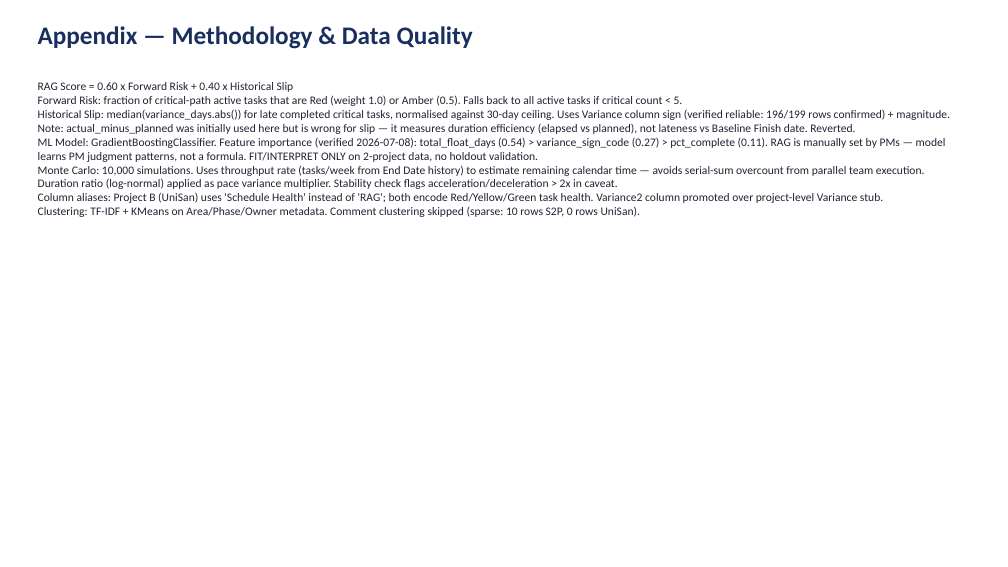
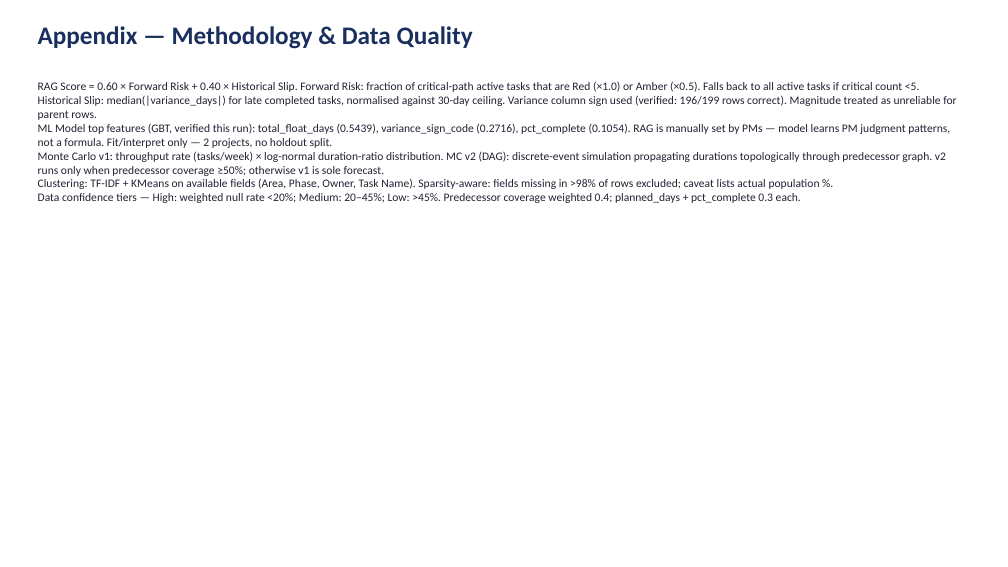
Before and after one commit to Trafalgar-2006/zycus, a slide deck: slide 6 of outputs/monthly/Executive_Report_2026-07.pptx. Drawn at 1008x567 pixels with LibreOffice and Linux fonts; fonts in the diff are those of the drawing. Boxes give left, top, right and bottom in pixels: in the first picture for what was removed or moved away, otherwise in the second. Text is boxed around its words. In the diff, an @@ line names an element or a change of style, - is before the commit and + after.

```diff
--- a/outputs/monthly/Executive_Report_2026-07.pptx
+++ b/outputs/monthly/Executive_Report_2026-07.pptx
@@ text at [38, 81, 956, 203]: text changed @@
-RAG Score = 0.60 x Forward Risk + 0.40 x Historical Slip
-Forward Risk: fraction of critical-path active tasks that are Red (weight 1.0) or Amber (0.5). Falls back to all active tasks if critical count < 5.
-Historical Slip: median(variance_days.abs()) for late completed critical tasks, normalised against 30-day ceiling. Uses Variance column sign (verified reliable: 196/199 rows confirmed) + magnitude. Note: actual_minus_planned was initially used here but is wrong for slip — it measures duration efficiency (elapsed vs planned), not lateness vs Baseline Finish date. Reverted.
-ML Model: GradientBoostingClassifier. Feature importance (verified 2026-07-08): total_float_days (0.54) > variance_sign_code (0.27) > pct_complete (0.11). RAG is manually set by PMs — model learns PM judgment patterns, not a formula. FIT/INTERPRET ONLY on 2-project data, no holdout validation.
-Monte Carlo: 10,000 simulations. Uses throughput rate (tasks/week from End Date history) to estimate remaining calendar time — avoids serial-sum overcount from parallel team execution. Duration ratio (log-normal) applied as pace variance multiplier. Stability check flags acceleration/deceleration > 2x in caveat.
-Column aliases: Project B (UniSan) uses 'Schedule Health' instead of 'RAG'; both encode Red/Yellow/Green task health. Variance2 column promoted over project-level Variance stub.
-Clustering: TF-IDF + KMeans on Area/Phase/Owner metadata. Comment clustering skipped (sparse: 10 rows S2P, 0 rows UniSan).
+RAG Score = 0.60 × Forward Risk + 0.40 × Historical Slip. Forward Risk: fraction of critical-path active tasks that are Red (×1.0) or Amber (×0.5). Falls back to all active tasks if critical count <5.
+Historical Slip: median(|variance_days|) for late completed tasks, normalised against 30-day ceiling. Variance column sign used (verified: 196/199 rows correct). Magnitude treated as unreliable for parent rows.
+ML Model top features (GBT, verified this run): total_float_days (0.5439), variance_sign_code (0.2716), pct_complete (0.1054). RAG is manually set by PMs — model learns PM judgment patterns, not a formula. Fit/interpret only — 2 projects, no holdout split.
+Monte Carlo v1: throughput rate (tasks/week) × log-normal duration-ratio distribution. MC v2 (DAG): discrete-event simulation propagating durations topologically through predecessor graph. v2 runs only when predecessor coverage ≥50%; otherwise v1 is sole forecast.
+Clustering: TF-IDF + KMeans on available fields (Area, Phase, Owner, Task Name). Sparsity-aware: fields missing in >98% of rows excluded; caveat lists actual population %.
+Data confidence tiers — High: weighted null rate <20%; Medium: 20–45%; Low: >45%. Predecessor coverage weighted 0.4; planned_days + pct_complete 0.3 each.
```
Also in this commit, not shown: 3 other slides changed, 1 slide added, 1 slide removed, 7 other files.
